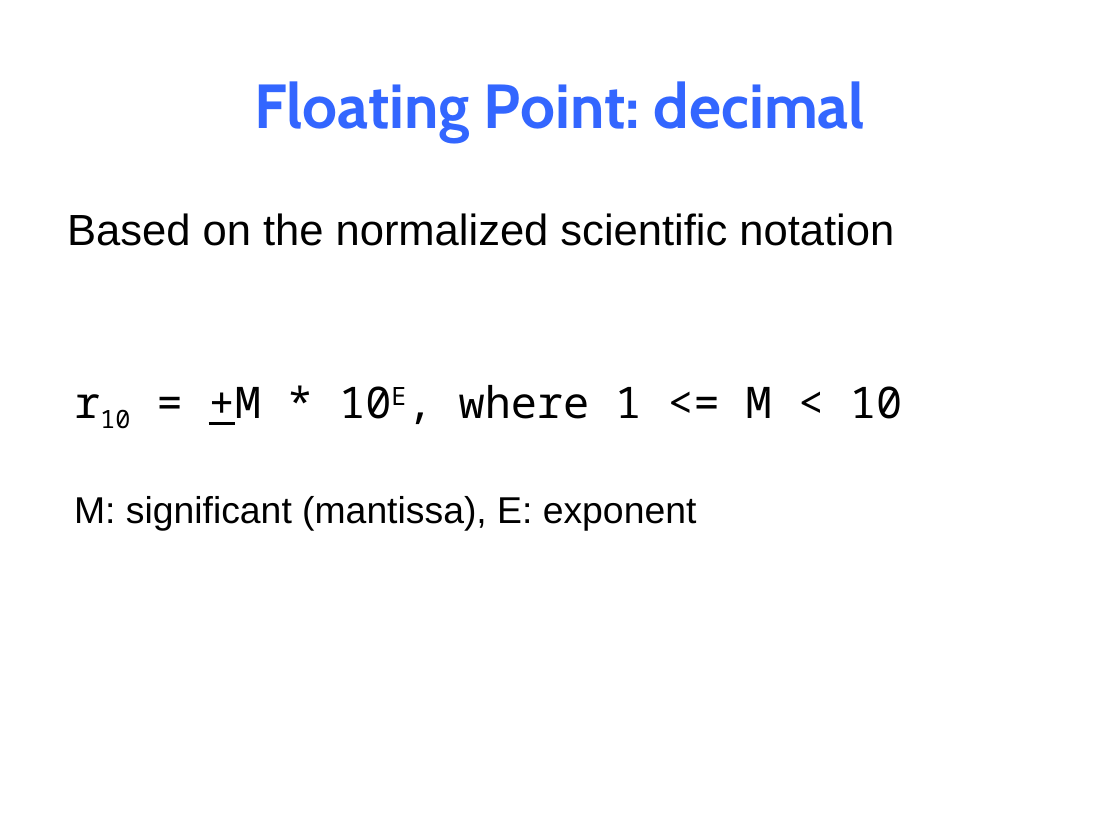
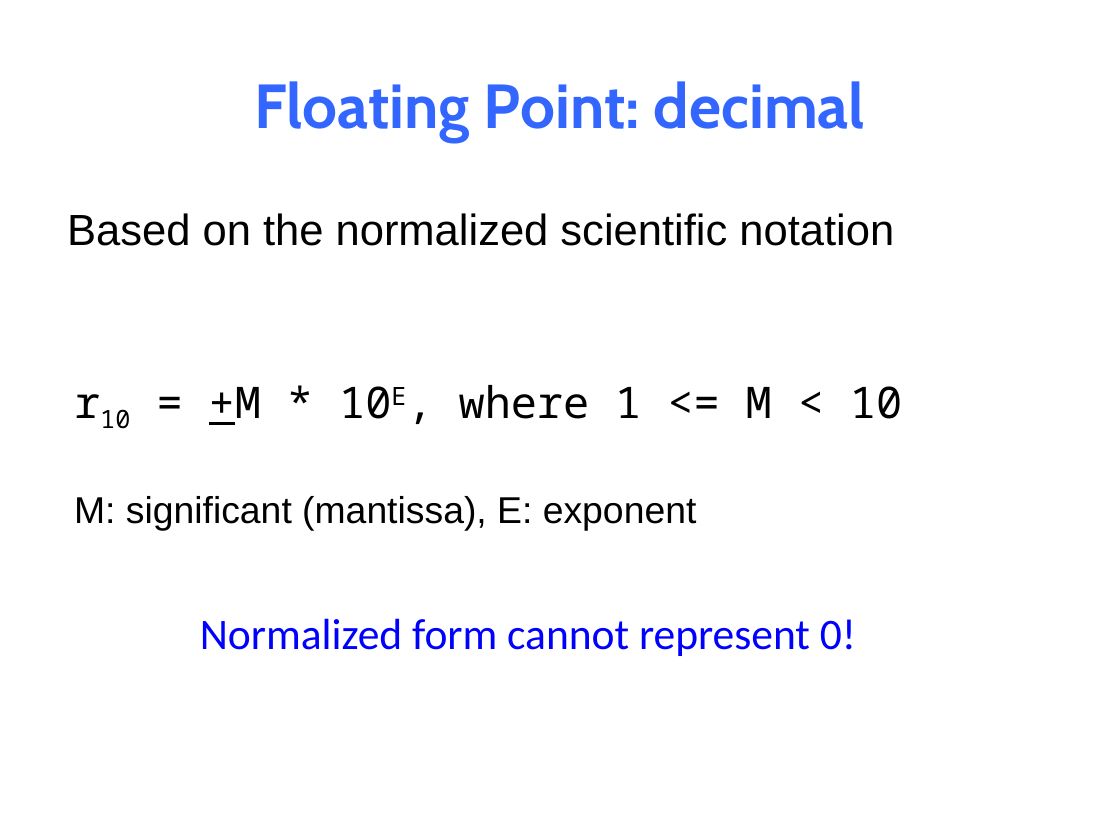
Before and after one commit to NYU-CSO/nyu-cso.github.io, a slide deck: slide 18 of notes/03-floats.pptx. Drawn at 1120x840 pixels with LibreOffice and Linux fonts; fonts in the diff are those of the drawing. Boxes give left, top, right and bottom in pixels: in the first picture for what was removed or moved away, otherwise in the second. Text is boxed around its words. In the diff, an @@ line names an element or a change of style, - is before the commit and + after.

```diff
--- a/notes/03-floats.pptx
+++ b/notes/03-floats.pptx
@@ text added at bbox=[200, 618, 856, 656], 28 pt, text #0000FF @@
+Normalized form cannot represent 0!
```
Also in this commit, not shown: 2 other slides changed, 12 slides added, 19 slides removed, 1 other file.
